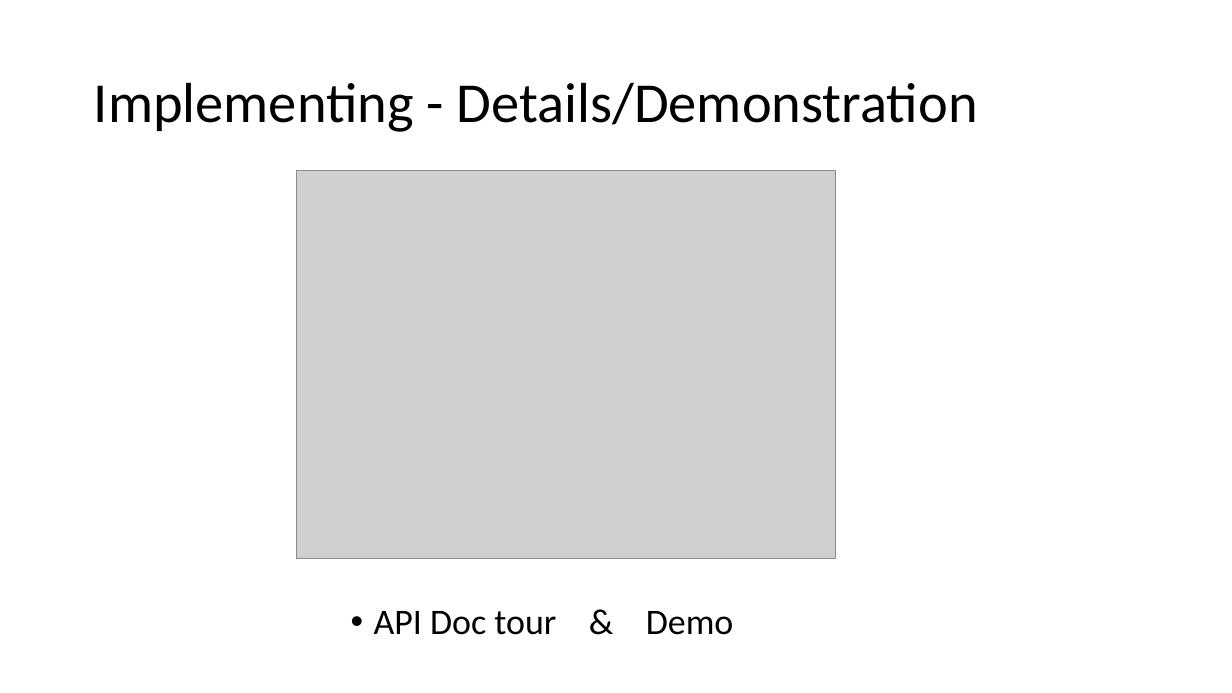
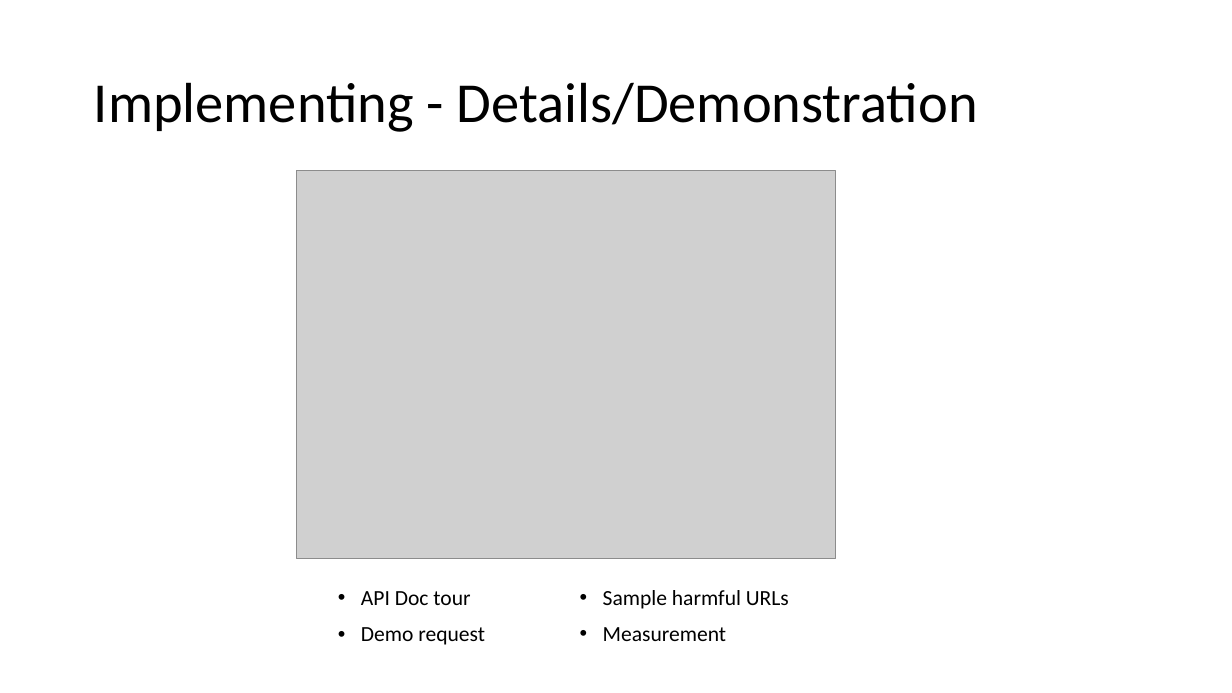
Before and after one commit to jacqbb/webscan, a slide deck: slide 23 of urlinfo_presentation.pptx (slide 24 before the commit). Drawn at 1232x693 pixels with LibreOffice and Linux fonts; fonts in the diff are those of the drawing; grey boxes stand for pictures; background and template pictures are left out. Boxes give left, top, right and bottom in pixels: in the first picture for what was removed or moved away, otherwise in the second. Text is boxed around its words. In the diff, an @@ line names an element or a change of style, - is before the commit and + after.

```diff
--- a/urlinfo_presentation.pptx
+++ b/urlinfo_presentation.pptx
@@ text at (361,591,485,645): text changed; size 28 to 16.8 pt @@
-• API Doc tour & Demo
+• API Doc tour
+• Demo request
@@ text added at (603,590,789,641), 16.8 pt, text #000000 @@
+• Sample harmful URLs
+• Measurement
```
Also in this commit, not shown: 17 other slides changed, 1 slide removed, 5 other files.
